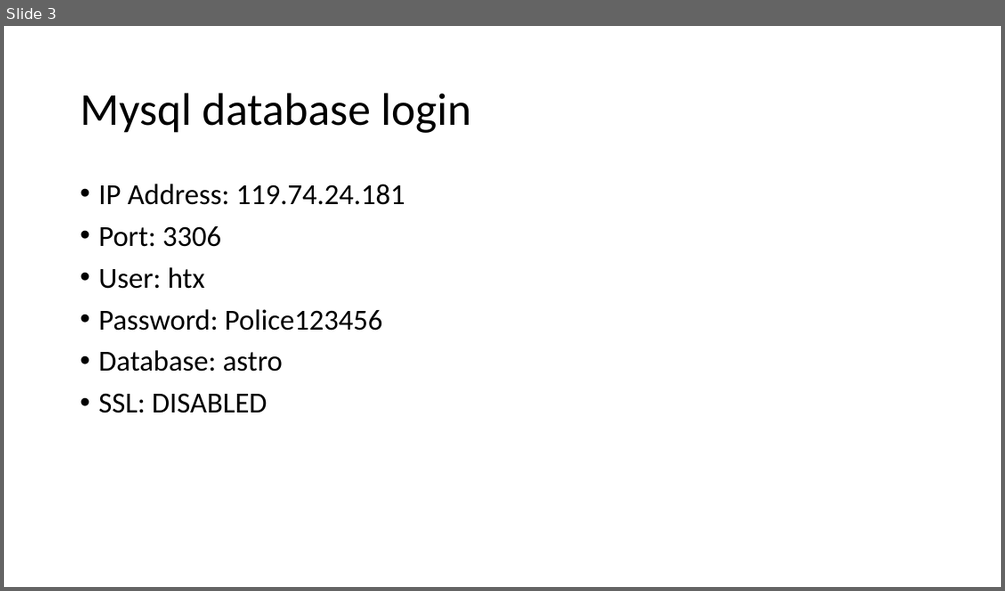
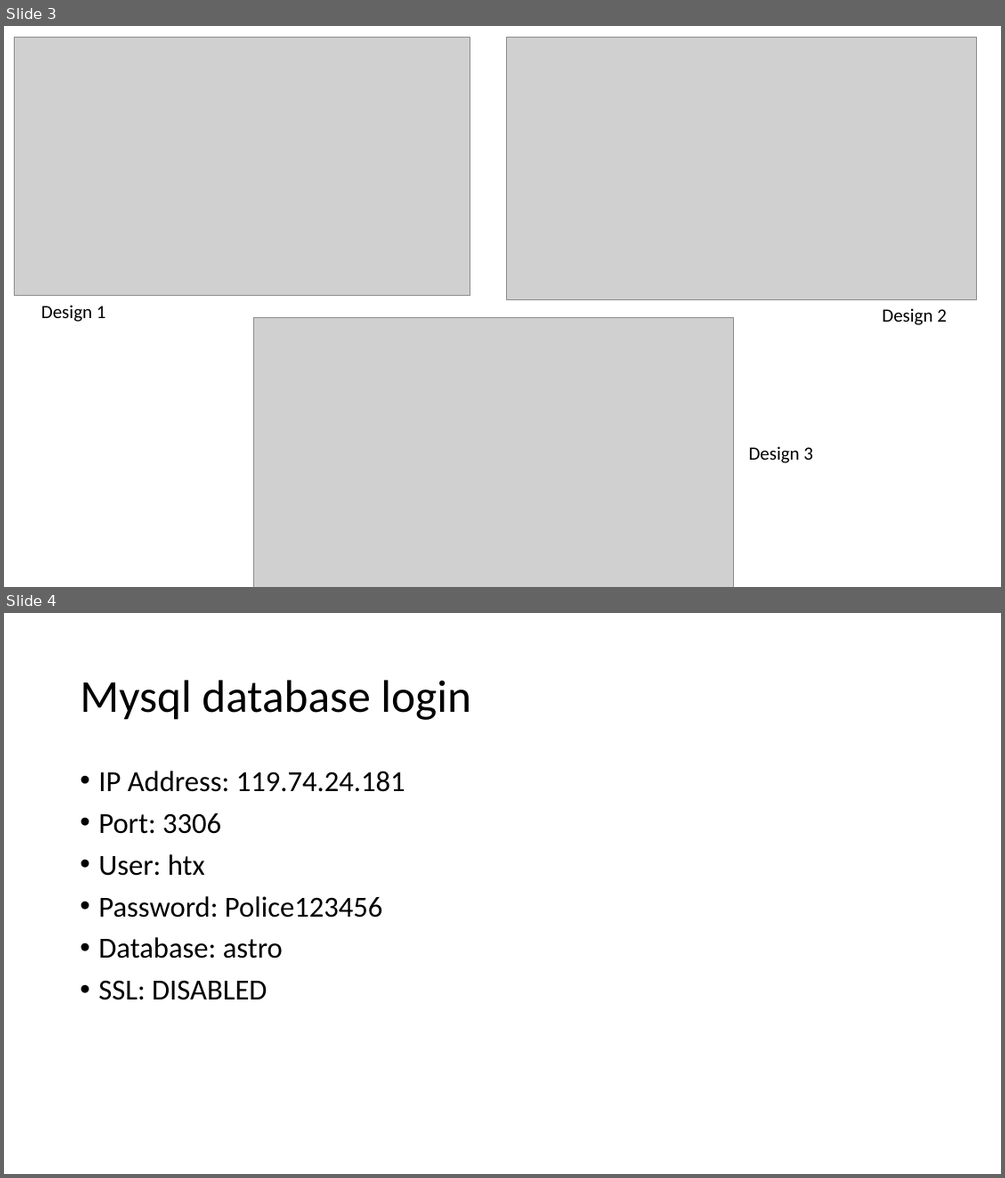
Before and after one commit to gengyudong/HTX-ASC-Dashboard, a slide deck: ASC dashboard.pptx. Shown one above the other, each under a label of ours: slide 3 before the commit, slides 3 and 4 after it. The pictures are 1005x591 and 1005x1178 pixels, drawn with LibreOffice and Linux fonts; fonts in the diff are those of the drawing; grey boxes stand for pictures. Boxes give left, top, right and bottom in pixels: in the first picture for what was removed or moved away, otherwise in the second. Text is boxed around its words. In the diff, an @@ line names an element or a change of style, - is before the commit and + after.

```diff
--- a/ASC dashboard.pptx
+++ b/ASC dashboard.pptx
@@ slide 3 added at (4, 26, 1001, 587), background #FFFFFF @@
@@ picture added at (14, 38, 469, 295) @@
@@ picture added at (507, 38, 977, 300) @@
@@ text added at (41, 305, 106, 321), 18 pt, text #000000 @@
+Design 1
@@ picture added at (254, 318, 734, 587) @@
@@ text added at (882, 308, 947, 325), 18 pt, text #000000 @@
+Design 2
@@ text added at (749, 446, 813, 463), 18 pt, text #000000 @@
+Design 3
@@ what was slide 3 is now slide 4 @@
```
Also in this commit, not shown: 2 other slides added, 6 other files.
